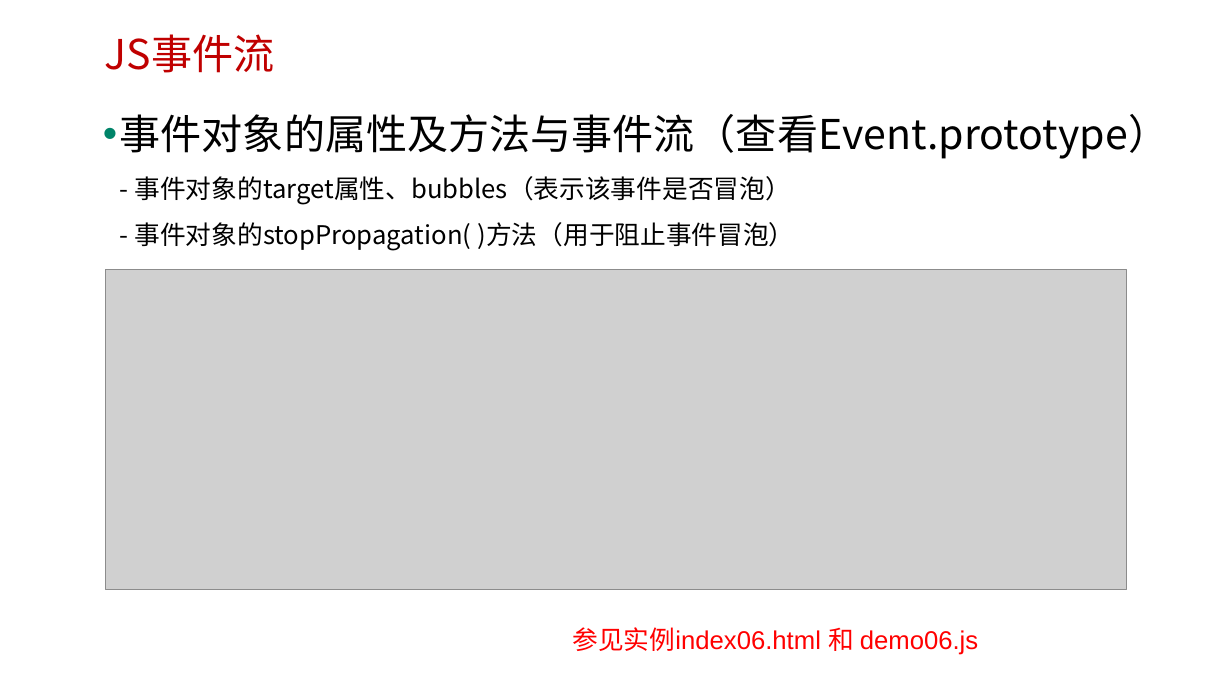
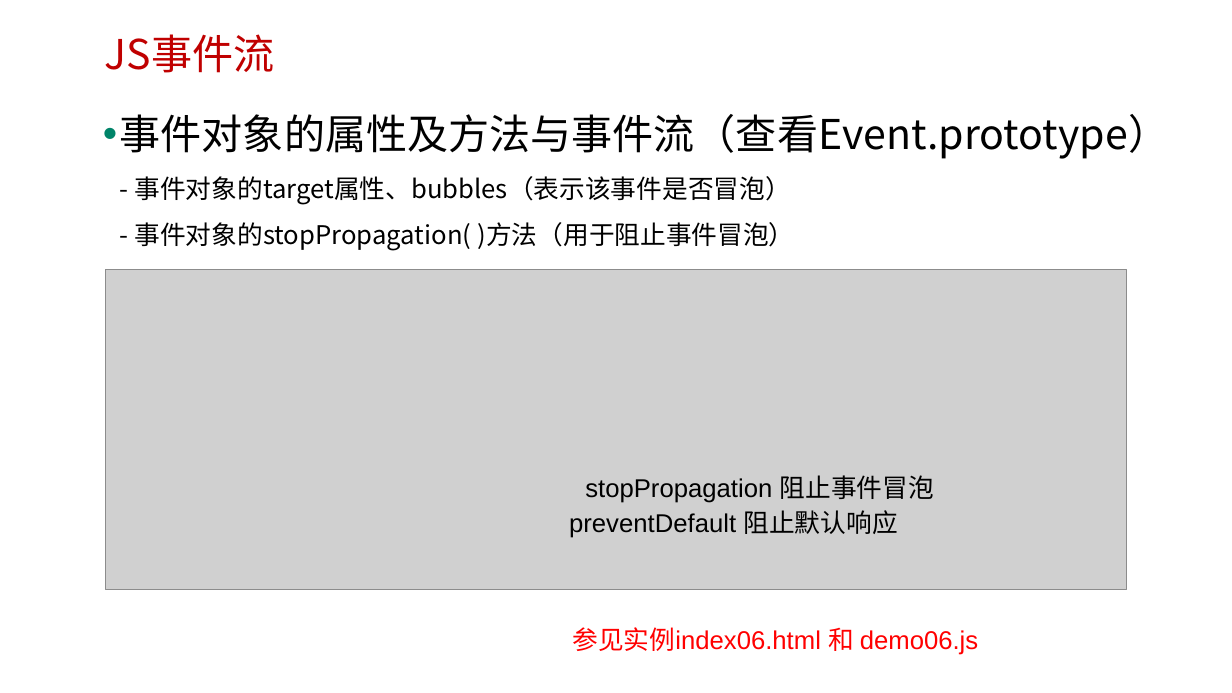
Before and after one commit to edu2act/course-javascript-advanced, a slide deck: slide 13 of 课程PPT/25.事件及事件流.pptx. Drawn at 1232x693 pixels with LibreOffice and Linux fonts; fonts in the diff are those of the drawing; grey boxes stand for pictures; background and template pictures are left out. Boxes give left, top, right and bottom in pixels: in the first picture for what was removed or moved away, otherwise in the second. Text is boxed around its words. In the diff, an @@ line names an element or a change of style, - is before the commit and + after.

```diff
--- a/课程PPT/25.事件及事件流.pptx
+++ b/课程PPT/25.事件及事件流.pptx
@@ text added at (x1=585, y1=475, x2=934, y2=503), 20 pt, text #000000 @@
+stopPropagation 阻止事件冒泡
@@ text added at (x1=569, y1=510, x2=898, y2=538), 20 pt, text #000000 @@
+preventDefault 阻止默认响应
```
Also in this commit, not shown: 1 other slide changed, 9 other files.
